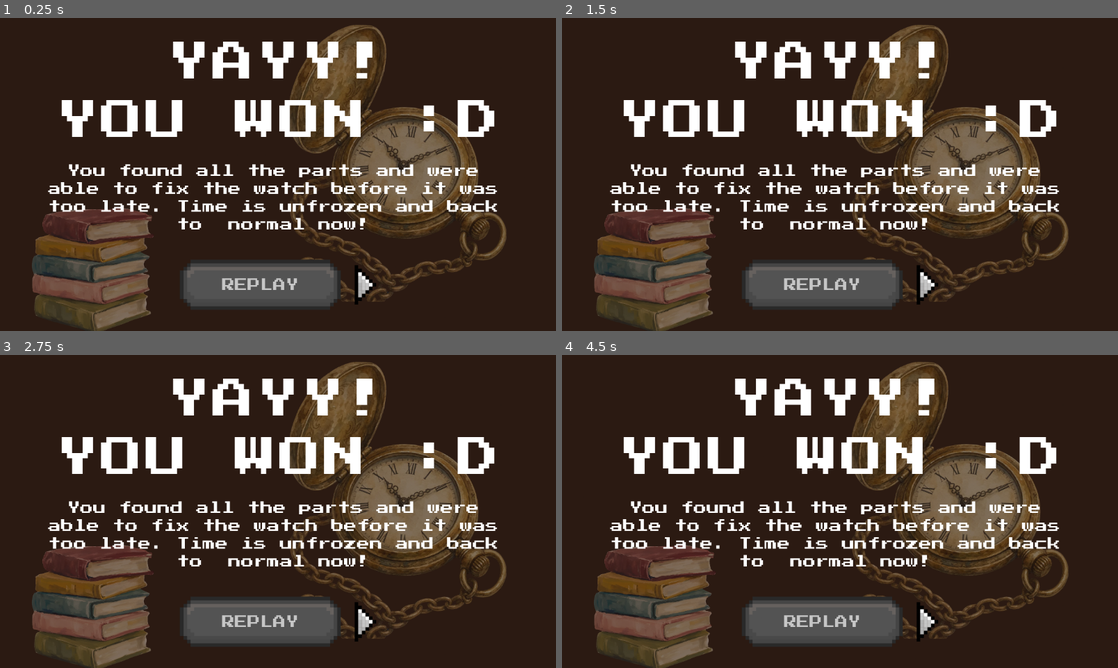
Above: before the commit, frames 1-4 (two rows, left to right).
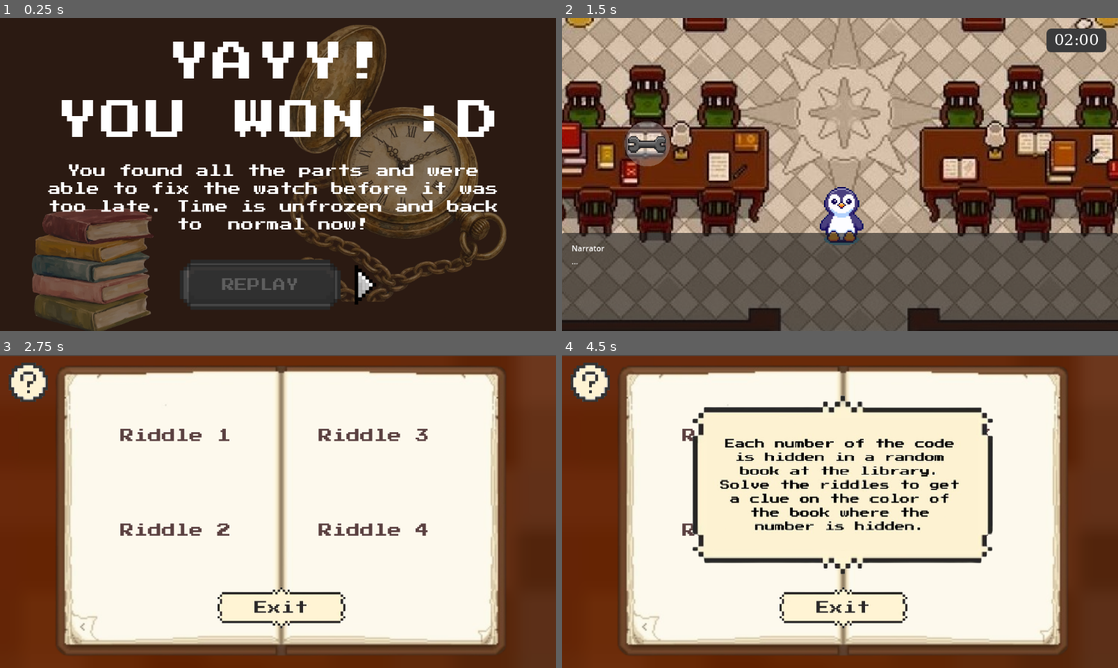
Above: after the commit, the same moments.

Repository: TanviMukka/freeze
Game: Godot game, scene res://win_scene.tscn
Same seed, same stepped clock (60 frames per second), same inputs: the game is played once before the commit and once after it. This scene is started directly instead of the project's main scene.
Inputs (mouse positions are in pixels of both pictures, inside the frame that each line leads up to):
- Up to frame 1 (0.25 s): no input
- Up to frame 2 (1.5 s): click (823, 284) at 0.52 s; click (817, 287) at 1.27 s
- Up to frame 3 (2.75 s): click (83, 486) at 2.02 s
- Up to frame 4 (4.5 s): click (589, 383) at 2.77 s; tap Enter at 3.5 s; hold Right (ui_right) 3.53-4.28 s; hold Space (advance_dialogue) 3.53-4.28 s; hold Down (ui_down) from 4.28 s (still down); tap Space (advance_dialogue) at 4.35 s

The runs differ from the first frame. In frame 1, 3.2% of the frame differs, in the area x 34-61%, y 78-92%; in frame 2, 87%; in frame 3, 93%; in frame 4, 95%, in the area x 0-100%, y 0-100%.

Commit message:
commit_7

Diff:
--- /dev/null
+++ b/button3.gd
@@ -0,0 +1,4 @@
+extends Button
+
+func _on_pressed() -> void:
+	get_tree().change_scene_to_file("res://start_screen.tscn")
--- a/desk_scene.tscn
+++ b/desk_scene.tscn
@@ -26,15 +26,16 @@
 
 [node name="InstructionsText" type="Sprite2D" parent="." unique_id=348144701]
 visible = false
-position = Vector2(598, 251)
-scale = Vector2(1.5, 1.5)
+position = Vector2(606, 295)
+scale = Vector2(1.2, 1.2)
 texture = ExtResource("4_qshme")
 
 [node name="ExitButton" type="TextureButton" parent="." unique_id=1247398086]
-offset_left = 705.0
-offset_top = 306.0
-offset_right = 1207.0
-offset_bottom = 806.0
+offset_left = 779.0
+offset_top = 367.0
+offset_right = 1281.0
+offset_bottom = 867.0
+scale = Vector2(0.8, 0.8)
 texture_normal = ExtResource("5_b6eqt")
 
 [connection signal="pressed" from="InstructionsButton" to="InstructionsButton" method="_on_pressed"]
--- a/riddles_scene.tscn
+++ b/riddles_scene.tscn
@@ -4,6 +4,7 @@
 [ext_resource type="Texture2D" uid="uid://c7wp2qshp6bpe" path="res://exit_button.png" id="2_dem7k"]
 [ext_resource type="Script" uid="uid://uyu47ti3df56" path="res://exit_button.gd" id="3_inur0"]
 [ext_resource type="Texture2D" uid="uid://wwlwcovea5fp" path="res://question-mark.png" id="4_couqm"]
+[ext_resource type="Texture2D" uid="uid://cmvtks4l7bhh2" path="res://instructions_riddle.png" id="5_0qcc8"]
 
 [node name="Node2D" type="Node2D" unique_id=1143641084]
 
@@ -29,6 +30,9 @@
 texture_normal = ExtResource("4_couqm")
 
 [node name="InstructionsText" type="Sprite2D" parent="." unique_id=1389571709]
+visible = false
+position = Vector2(580, 270)
+texture = ExtResource("5_0qcc8")
 
 [connection signal="pressed" from="ExitButton" to="ExitButton" method="_on_pressed"]
 [connection signal="pressed" from="InstructionsButton" to="ExitButton" method="_on_instructions_button_pressed"]
--- a/win_scene.tscn
+++ b/win_scene.tscn
@@ -1,8 +1,9 @@
-[gd_scene load_steps=2 format=3 uid="uid://dhxd0rjuqjgy6"]
+[gd_scene format=3 uid="uid://dhxd0rjuqjgy6"]
 
 [ext_resource type="Texture2D" uid="uid://p23xm35407g6" path="res://win_screen.png" id="1_k8wnm"]
+[ext_resource type="Script" uid="uid://j7yri25aqbmu" path="res://button3.gd" id="2_akwf7"]
 
-[node name="Control" type="Control"]
+[node name="Control" type="Control" unique_id=1660735981]
 layout_mode = 3
 anchors_preset = 15
 anchor_right = 1.0
@@ -10,7 +11,7 @@
 grow_horizontal = 2
 grow_vertical = 2
 
-[node name="TextureRect" type="TextureRect" parent="."]
+[node name="TextureRect" type="TextureRect" parent="." unique_id=1151354527]
 layout_mode = 1
 anchors_preset = 15
 anchor_right = 1.0
@@ -18,3 +19,13 @@
 grow_horizontal = 2
 grow_vertical = 2
 texture = ExtResource("1_k8wnm")
+
+[node name="Button" type="Button" parent="." unique_id=1567781674]
+layout_mode = 0
+offset_left = 391.0
+offset_top = 511.0
+offset_right = 694.0
+offset_bottom = 592.0
+script = ExtResource("2_akwf7")
+
+[connection signal="pressed" from="Button" to="Button" method="_on_pressed"]
Not shown, added: button3.gd.uid
Binary file changed: instructions_desk.png
Binary file added: instructions_keypad.png
Not shown, added: instructions_keypad.png.import
Binary file added: instructions_riddle.png
Not shown, added: instructions_riddle.png.import
